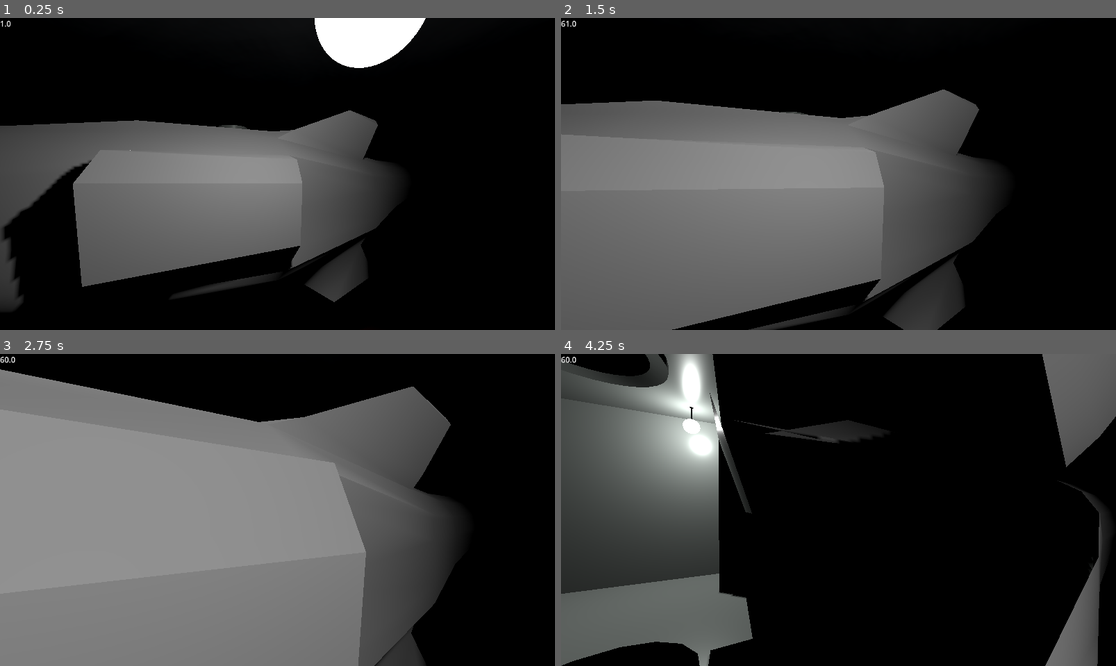
Above: before the commit, frames 1-4 (two rows, left to right).
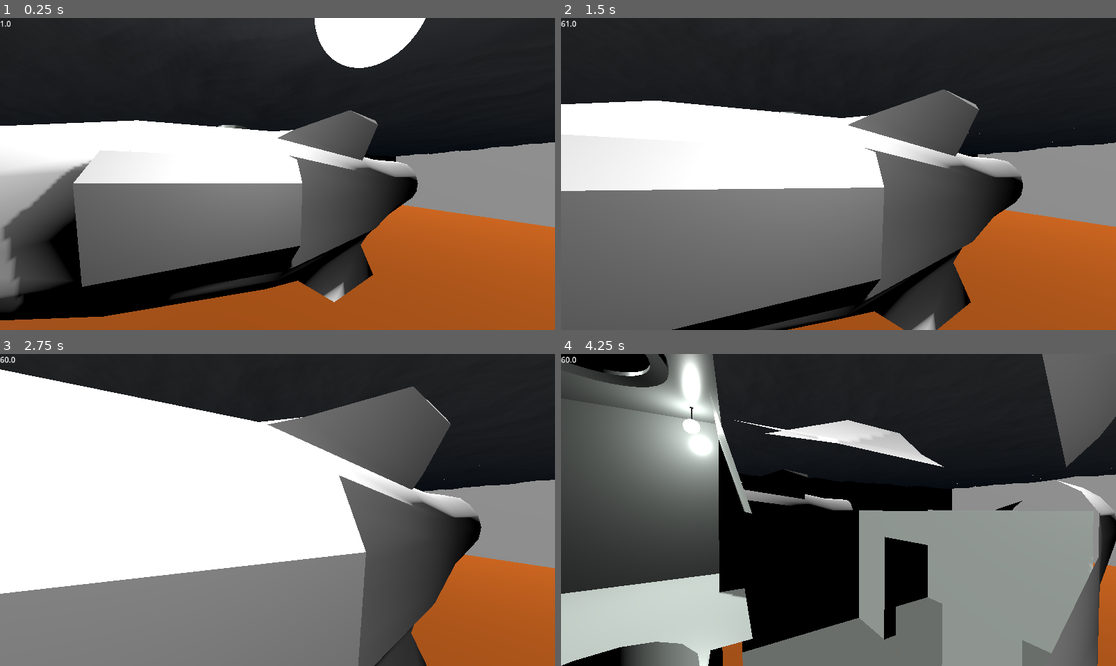
Above: after the commit, the same moments.

Repository: dan5craft/Unknown-depths
Game: Godot game, scene res://Assets/Scenes/Test areas/test01.tscn
Same seed, same stepped clock (60 frames per second), same inputs: the game is played once before the commit and once after it. This scene is started directly instead of the project's main scene.
Inputs (mouse positions are in pixels of both pictures, inside the frame that each line leads up to):
- Up to frame 1 (0.25 s): no input
- Up to frame 2 (1.5 s): move the mouse to (866, 174) at 0.52 s; hold W (Forward) from 0.53 s (still down); move the mouse to (810, 174) at 1.27 s
- Up to frame 3 (2.75 s): keep holding W (Forward); move the mouse to (288, 503) at 2.02 s
- Up to frame 4 (4.25 s): keep holding W (Forward); move the mouse to (832, 516) at 2.77 s; move the mouse to (877, 513) at 3.52 s

The runs differ from the first frame. In frame 1, 71% of the frame differs, in the area x 0-100%, y 0-100%; in frame 2, 61%; in frame 3, 66%; in frame 4, 55%.
Error in both runs: Cannot call method 'shader_create_from_spirv' on a null value. (res://Assets/Shaders/Compositor)

Commit message:
True fix for the memory leak.
The leak was still a problem but now it should free up all the data it creates every frame :D

Diff:
--- a/Assets/Scenes/Test areas/test01.tscn
+++ b/Assets/Scenes/Test areas/test01.tscn
@@ -41,12 +41,13 @@
 [sub_resource type="CompositorEffect" id="CompositorEffect_j76wr"]
 resource_local_to_scene = false
 resource_name = ""
-enabled = false
+enabled = true
 effect_callback_type = 4
 needs_motion_vectors = false
 needs_normal_roughness = false
 script = ExtResource("4_ajv2x")
-water_absorption = 0.13
+blurRadius = 2.0
+blurCircleAmount = 3
 metadata/_custom_type_script = "uid://b7ts6l8438x3b"
 
 [sub_resource type="Compositor" id="Compositor_8tsuy"]
@@ -317,7 +318,6 @@
 
 [node name="DirectionalLight3D" type="DirectionalLight3D" parent="." unique_id=248700333]
 transform = Transform3D(1, 0, 0, 0, 0.8851097, 0.465383, 0, -0.465383, 0.8851097, 0, 53.532707, 0)
-visible = false
 
 [node name="TestSubV1_0" parent="." unique_id=1708030645 instance=ExtResource("9_fwsdw")]
 transform = Transform3D(1, 0, 0, 0, 1, 0, 0, 0, 1, -39.891373, 6.8068466, -7.7295113)
--- a/Assets/Shaders/Compositor effects/Underwater/underwaterPostProcessEffect.gd
+++ b/Assets/Shaders/Compositor effects/Underwater/underwaterPostProcessEffect.gd
@@ -12,11 +12,11 @@
 var context : StringName = "underwaterEffects"
 var imageContainerName : StringName = "image_container"
 
-@export var water_color : Color = Color(1.0, 0.0, 0.0)
-@export var water_absorption : float = 0.5
-@export var blurRadius : float = 10.0
+@export var water_color : Color = Color(0.0, 0.0, 1.0)
+@export var water_absorption : float = 0.2
+@export var blurRadius : float = 2.0
 @export var blurStepAmount : int = 10
-@export var blurCircleAmount : int = 2
+@export var blurCircleAmount : int = 3
 
 # Called when this resource is constructed.
 func _init():
@@ -63,7 +63,9 @@
 			var size = render_scene_buffers.get_internal_size()
 			if size.x == 0 and size.y == 0:
 				return
-
+			if !render_scene_buffers.has_texture(context, imageContainerName):
+				var usage_bits : int = RenderingDevice.TEXTURE_USAGE_SAMPLING_BIT | RenderingDevice.TEXTURE_USAGE_STORAGE_BIT
+				render_scene_buffers.create_texture(context, imageContainerName, RenderingDevice.DATA_FORMAT_R16G16B16A16_UNORM, usage_bits, RenderingDevice.TEXTURE_SAMPLES_1, size, 1, 0, true, false)
 			# We can use a compute shader here.
 			var x_groups = (size.x - 1) / 8 + 1
 			var y_groups = (size.y - 1) / 8 + 1
@@ -114,8 +116,7 @@
 				# Get the RID for our color image, we will be reading from and writing to it.
 				var input_image = render_scene_buffers.get_color_layer(view)
 				var depth_image = render_scene_buffers.get_depth_layer(view)
-				var usage_bits : int = RenderingDevice.TEXTURE_USAGE_SAMPLING_BIT | RenderingDevice.TEXTURE_USAGE_STORAGE_BIT
-				var image_container = render_scene_buffers.create_texture(context, imageContainerName, RenderingDevice.DATA_FORMAT_R16G16B16A16_UNORM, usage_bits, RenderingDevice.TEXTURE_SAMPLES_1, size, 1, 0, true, true)
+				var image_container = render_scene_buffers.get_texture_slice(context, imageContainerName, view, 0, 1, 1)
 				# Create a uniform set.
 				# This will be cached; the cache will be cleared if our viewport's configuration is changed.
 				var color_uniform: RDUniform = RDUniform.new()
@@ -184,3 +185,7 @@
 				rd.compute_list_bind_uniform_set(compute_list, params_uniform_set, 4)
 				rd.compute_list_dispatch(compute_list, x_groups, y_groups, z_groups)
 				rd.compute_list_end()
+				if params_buffer.is_valid():
+					rd.free_rid(params_buffer)
+				if matrix_buffer.is_valid():
+					rd.free_rid(matrix_buffer)
